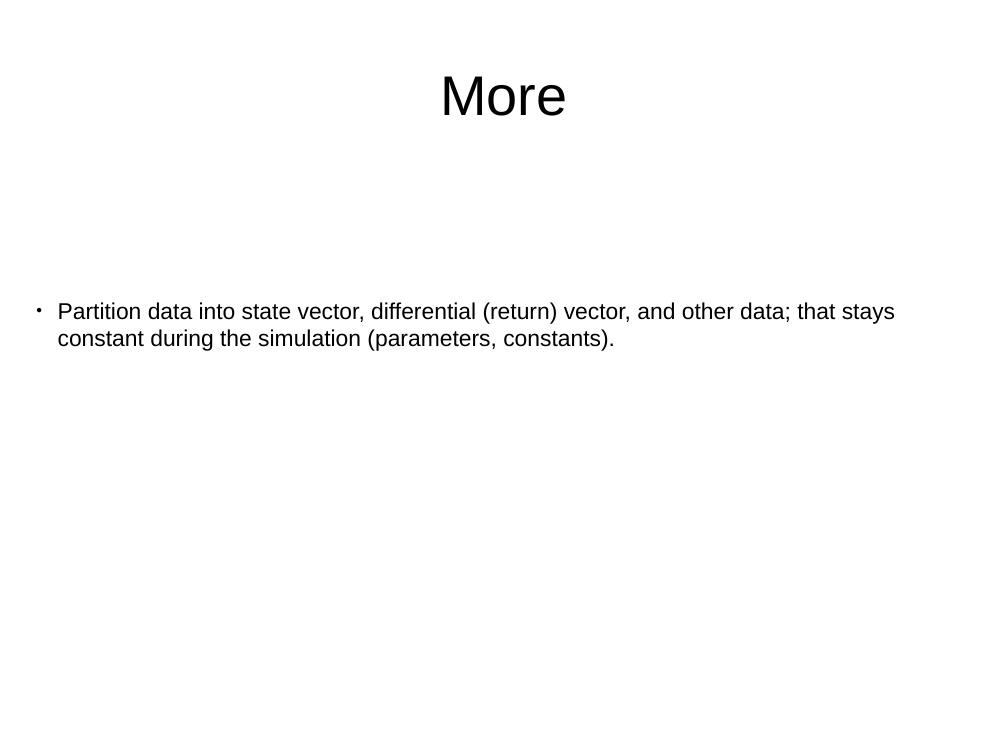
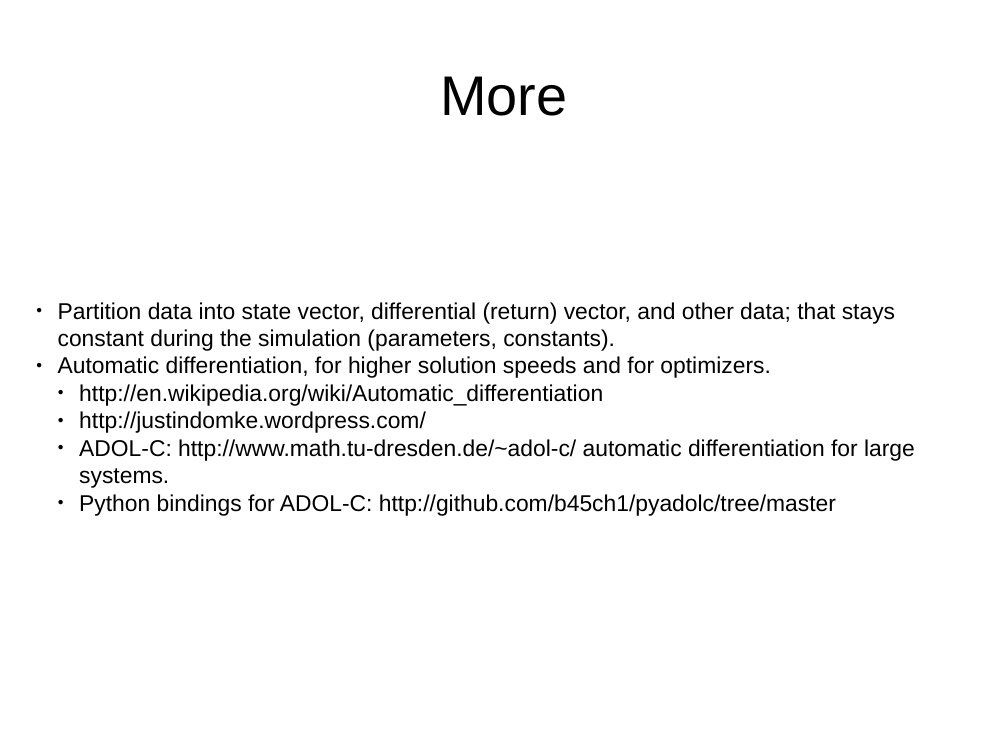
Before and after one commit to eike-welk/freeode, a slide deck: slide 24 of freeode_py/SIML Compiler Outline.odp (slide 23 before the commit). Drawn at 1008x756 pixels with LibreOffice and Linux fonts; fonts in the diff are those of the drawing. Boxes give left, top, right and bottom in pixels: in the first picture for what was removed or moved away, otherwise in the second. Text is boxed around its words. In the diff, an @@ line names an element or a change of style, - is before the commit and + after.

```diff
--- a/freeode_py/SIML Compiler Outline.odp
+++ b/freeode_py/SIML Compiler Outline.odp
@@ text at [58, 356, 915, 516]: paragraphs added @@
+● Automatic differentiation, for higher solution speeds and for optimizers.
+  ● http://en.wikipedia.org/wiki/Automatic_differentiation
+  ● http://justindomke.wordpress.com/
+  ● ADOL-C: http://www.math.tu-dresden.de/~adol-c/ automatic differentiation for large systems.
+  ● Python bindings for ADOL-C: http://github.com/b45ch1/pyadolc/tree/master
```
Also in this commit, not shown: 3 other slides changed, 1 slide added, 4 other files.
